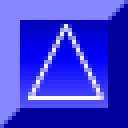
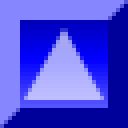
The second 128x128 image is a revision of the first. Changes to its layers:
added layer "Polygon 1" (65%) above "Shape 3" over (24, 28, 104, 100)
hid "Shape 3" over (64, 24, 104, 100)
hid "Shape 2" over (28, 96, 100, 100)
hid "Shape 1" over (28, 24, 68, 100)
